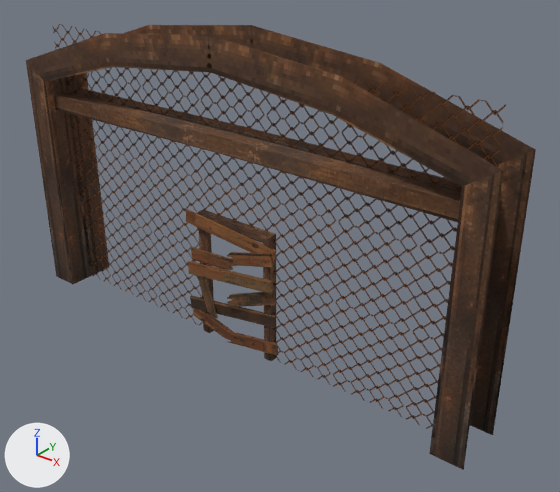
The glTF model assets/meshes/door_open/door_open.gltf as it was, and as the next commit left it.
Before and after are seen from a camera (50 mm lens) standing at (4.3, -4.74, 4.14) and looking at (0.42, 0.11, 1.13). The lights are fixed; the arrows at lower left show +X, +Y and +Z. The picture after the commit comes second. Objects named as collision shapes, trigger or cutter boxes, shadow casters or lower levels of detail are left out. Where no turn or scale is listed for an object, it has been applied to the vertices. Vertices at exactly the same position are counted once.

The first picture shows 'door_frame', 'door_planks', 'door_planks.001', 'door_planks.002', 'door_planks.003', 'door_planks.004', 'door_planks.005', 'door_planks.006', 'door_planks.007', 'door_planks.008', 'door_planks.009', 'door_planks.010', 'door_planks.011'.
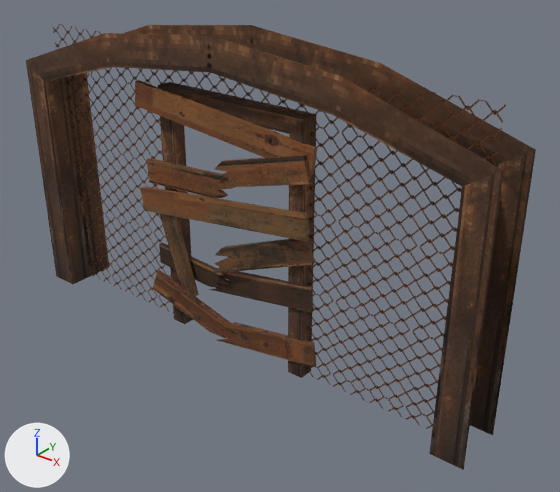
Commit message: fix door scale

Where the change shows, as pixel boxes (x1, y1, x2, y2) in the pictures (560 x 492 px):
'door_frame.001', added
    after: (158, 82, 317, 378)
'door_planks.011', moved, rescaled (104% wider, 83% taller)
    before: (221, 271, 273, 294)
    after: (203, 199, 310, 242)
'door_planks.007', moved, rescaled (100% wider, 112% taller)
    before: (223, 292, 276, 308)
    after: (208, 239, 315, 274)
'door_planks.008', moved, rescaled
    before: (227, 252, 274, 268)
    after: (215, 155, 312, 187)
'door_planks.009', moved, rescaled (112% wider, 85% taller)
    before: (221, 230, 276, 263)
    after: (199, 114, 317, 176)
'door_planks.003', moved, rescaled (94% wider, 71% taller)
    before: (186, 209, 233, 239)
    after: (135, 80, 227, 132)
'door_planks.006', moved, rescaled (100% wider, 91% taller)
    before: (224, 307, 276, 328)
    after: (209, 271, 314, 312)
'door_planks.002', moved, rescaled (100% wider, 71% taller)
    before: (191, 247, 235, 270)
    after: (146, 158, 235, 198)
'door_planks.005', moved, rescaled (91% wider, 76% taller)
    before: (187, 261, 231, 281)
    after: (141, 186, 226, 222)
'door_planks.010', moved, rescaled (96% wider, 92% taller)
    before: (229, 333, 279, 356)
    after: (217, 322, 316, 367)
'door_planks.004', moved, rescaled
    before: (193, 308, 236, 341)
    after: (153, 270, 233, 338)
'door_planks.001', moved, rescaled (90% wider, 91% taller)
    before: (198, 276, 218, 321)
    after: (160, 214, 199, 301)
'door_planks', moved, turned, rescaled
    before: (190, 295, 235, 315)
    after: (159, 243, 231, 288)
part 1 of me_door_frame_002, deleted (brown)
    before: (198, 210, 276, 361)
part 2 of me_door_frame_002, cut back
    both: (26, 61, 536, 470)
part 3 of me_door_frame_002, surface changed
    both: (72, 77, 502, 375)

Edits to the bpy script that builds the scene:
```text
Change me_door_frame_002:
    remove me_door_frame_002.from_pydata(...)  # 100 vertices, 146 faces; spans x -2.52..2.52, y -0.26..0.26, z 0.0..2.99
    add me_door_frame_002.from_pydata(...)  # 74 vertices, 94 faces; spans x -2.52..2.52, y -0.26..0.26, z 0.0..2.99
    me_door_frame_002 part 1: the loose piece of 16 vertices spanning x -0.44..0.43, y -0.04..0.04, z 0.0..1.29 is deleted
    me_door_frame_002 part 2
    20 vertices are removed from x -2.52..2.52, y -0.26..0.26, z 1.99..2.14
    72 faces are deleted
    8 vertices move within x -2.36..2.36, y 0.0, z 0.0..2.78
    10 vertices are added at x -2.25..2.25, y -0.26..0.26, z 1.97
    44 new faces join them, mat_m_support_walls (picture img_support_walls)
    me_door_frame_002 part 3: 10 kept faces spanning x -2.37..2.37, y 0.0, z 0.0..2.79 get new texture (UV) coordinates
Change ob_door_planks:
    ob_door_planks.location: (-0.251, -0.073, 0.348) -> (-0.442, -0.119, 0.721)
    ob_door_planks.rotation_euler: (-0.0163, -0.129, 0.0519) -> (-0.0000939, 0.012, -0.0711)  # degrees (-0.9, -7.4, 3) -> degrees (0, 0.7, -4.1)
    ob_door_planks.scale: (1.0, 1.0, 1.0) -> (1.69, 1.69, 1.69)
Change ob_door_planks_001:
    add ob_door_planks_001.parent = ob_door_frame_001
    ob_door_planks_001.location: (-0.325, -0.0863, 0.483) -> (-0.514, -0.136, 0.778)
    ob_door_planks_001.scale: (1.0, 1.0, 1.0) -> (1.58, 1.58, 1.58)
Change ob_door_planks_002:
    add ob_door_planks_002.parent = ob_door_frame_001
    ob_door_planks_002.location: (-0.225, -0.0665, 0.861) -> (-0.355, -0.105, 1.375)
    ob_door_planks_002.scale: (1.0, 1.0, 1.0) -> (1.58, 1.58, 1.58)
Change ob_door_planks_003:
    add ob_door_planks_003.parent = ob_door_frame_001
    ob_door_planks_003.location: (-0.251, -0.0727, 1.198) -> (-0.397, -0.115, 1.908)
    ob_door_planks_003.scale: (1.0, 1.0, 1.0) -> (1.58, 1.58, 1.58)
Change ob_door_planks_004:
    add ob_door_planks_004.parent = ob_door_frame_001
    ob_door_planks_004.location: (-0.231, -0.0697, 0.144) -> (-0.365, -0.11, 0.243)
    ob_door_planks_004.scale: (1.0, 1.0, 1.0) -> (1.58, 1.58, 1.58)
Change ob_door_planks_005:
    add ob_door_planks_005.parent = ob_door_frame_001
    ob_door_planks_005.location: (-0.252, -0.0906, 0.729) -> (-0.398, -0.143, 1.166)
    ob_door_planks_005.scale: (1.0, 1.0, 1.0) -> (1.58, 1.58, 1.58)
Change ob_door_planks_006:
    add ob_door_planks_006.parent = ob_door_frame_001
    ob_door_planks_006.location: (0.175, -0.0506, 0.403) -> (0.276, -0.08, 0.652)
    ob_door_planks_006.scale: (1.0, 1.0, 1.0) -> (1.58, 1.58, 1.58)
Change ob_door_planks_007:
    add ob_door_planks_007.parent = ob_door_frame_001
    ob_door_planks_007.location: (0.182, -0.0721, 0.582) -> (0.287, -0.114, 0.935)
    ob_door_planks_007.scale: (1.0, 1.0, 1.0) -> (1.58, 1.58, 1.58)
Change ob_door_planks_008:
    add ob_door_planks_008.parent = ob_door_frame_001
    ob_door_planks_008.location: (0.169, -0.0599, 0.988) -> (0.267, -0.0946, 1.577)
    ob_door_planks_008.scale: (1.0, 1.0, 1.0) -> (1.58, 1.58, 1.58)
Change ob_door_planks_009:
    add ob_door_planks_009.parent = ob_door_frame_001
    ob_door_planks_009.location: (0.174, -0.0506, 1.141) -> (0.276, -0.08, 1.818)
    ob_door_planks_009.scale: (1.0, 1.0, 1.0) -> (1.58, 1.58, 1.58)
Change ob_door_planks_010:
    add ob_door_planks_010.parent = ob_door_frame_001
    ob_door_planks_010.location: (0.195, -0.0471, 0.11) -> (0.309, -0.0743, 0.189)
    ob_door_planks_010.scale: (1.0, 1.0, 1.0) -> (1.58, 1.58, 1.58)
Change ob_door_planks_011:
    add ob_door_planks_011.parent = ob_door_frame_001
    ob_door_planks_011.location: (0.175, -0.0836, 0.78) -> (0.277, -0.132, 1.247)
    ob_door_planks_011.scale: (1.0, 1.0, 1.0) -> (1.58, 1.58, 1.58)
Add ob_door_frame_001:
    ob_door_frame_001 = bpy.data.objects.new('door_frame.001', me_door_frame_003)  # 16 vertices, 24 faces; spans x -0.69..0.69, y -0.06..0.06, z 0.0..2.04; in mat_m_support_walls (picture img_support_walls)
    ob_door_frame_001.location = (0.0, 0.0, -0.009)
    ob_door_frame_001.scale = (1.19, 1.19, 1.19)
```
